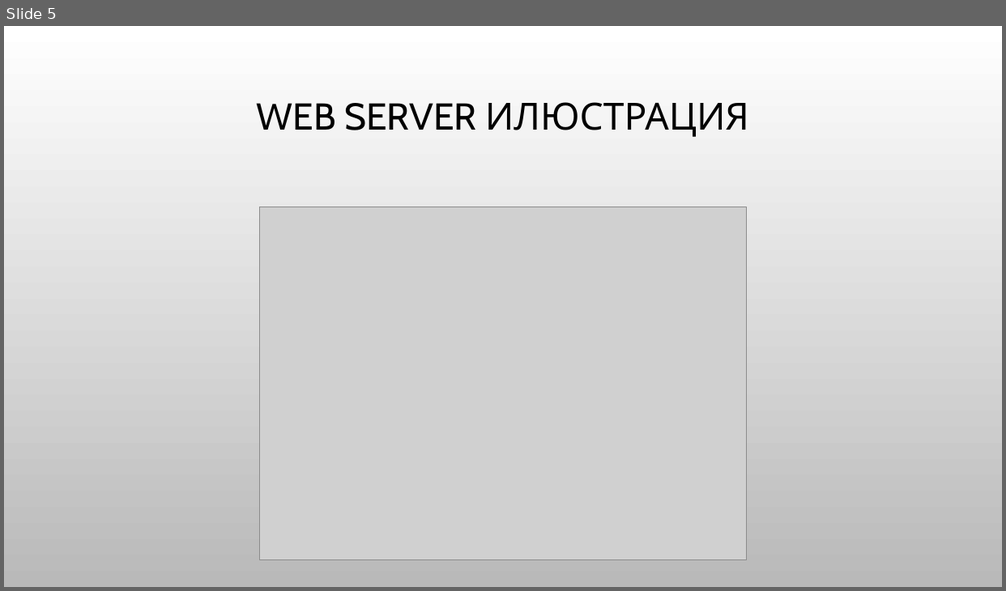
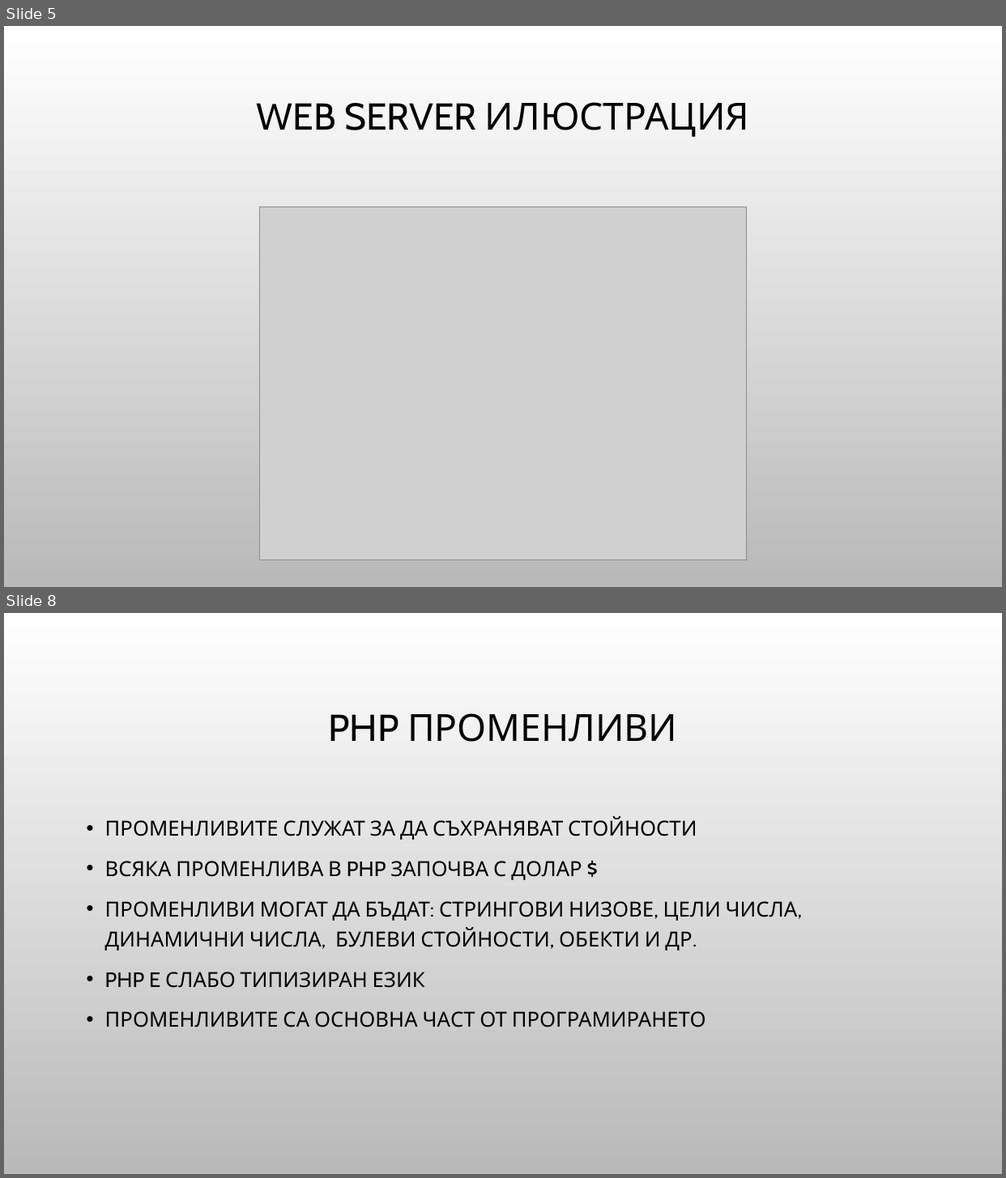
Before and after one commit to Bilyukov/php-mysql-course, a slide deck: 04.php-basics.pptx. Shown one above the other, each under a label of ours: slide 5 before the commit, slides 5 and 8 after it; the slides between them are not shown. The pictures are 1006x591 and 1006x1178 pixels, drawn with LibreOffice and Linux fonts; fonts in the diff are those of the drawing; grey boxes stand for pictures; background and template pictures are left out. Boxes give left, top, right and bottom in pixels: in the first picture for what was removed or moved away, otherwise in the second. Text is boxed around its words. In the diff, an @@ line names an element or a change of style, - is before the commit and + after.

```diff
--- a/04.php-basics.pptx
+++ b/04.php-basics.pptx
@@ slide 8 added at (4,613,1002,1174), background picture (left out) @@
@@ title added at (329,713,677,742), 36 pt, text #000000 @@
+PHP ПРОМЕНЛИВИ
@@ text added at (105,816,798,1028), 20 pt, text #000000 @@
+• ПРОМЕНЛИВИТЕ СЛУЖАТ ЗА ДА СЪХРАНЯВАТ СТОЙНОСТИ
+• ВСЯКА ПРОМЕНЛИВА В PHP ЗАПОЧВА С ДОЛАР $
+• ПРОМЕНЛИВИ МОГАТ ДА БЪДАТ: СТРИНГОВИ НИЗОВЕ, ЦЕЛИ ЧИСЛА, ДИНАМИЧНИ ЧИСЛА, БУЛЕВИ СТОЙНОСТИ, ОБЕКТИ И ДР.
+• PHP E СЛАБО ТИПИЗИРАН ЕЗИК
+• ПРОМЕНЛИВИТЕ СА ОСНОВНА ЧАСТ ОТ ПРОГРАМИРАНЕТО
```
Also in this commit, not shown: 1 slide changed, 7 other slides added, 6 other files.
